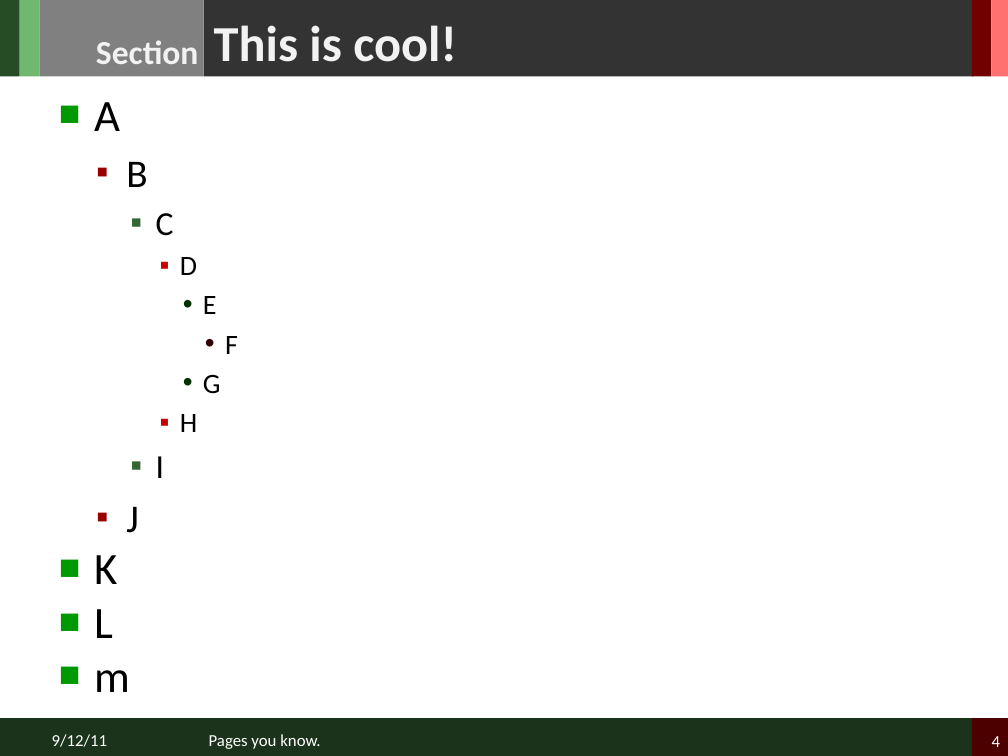
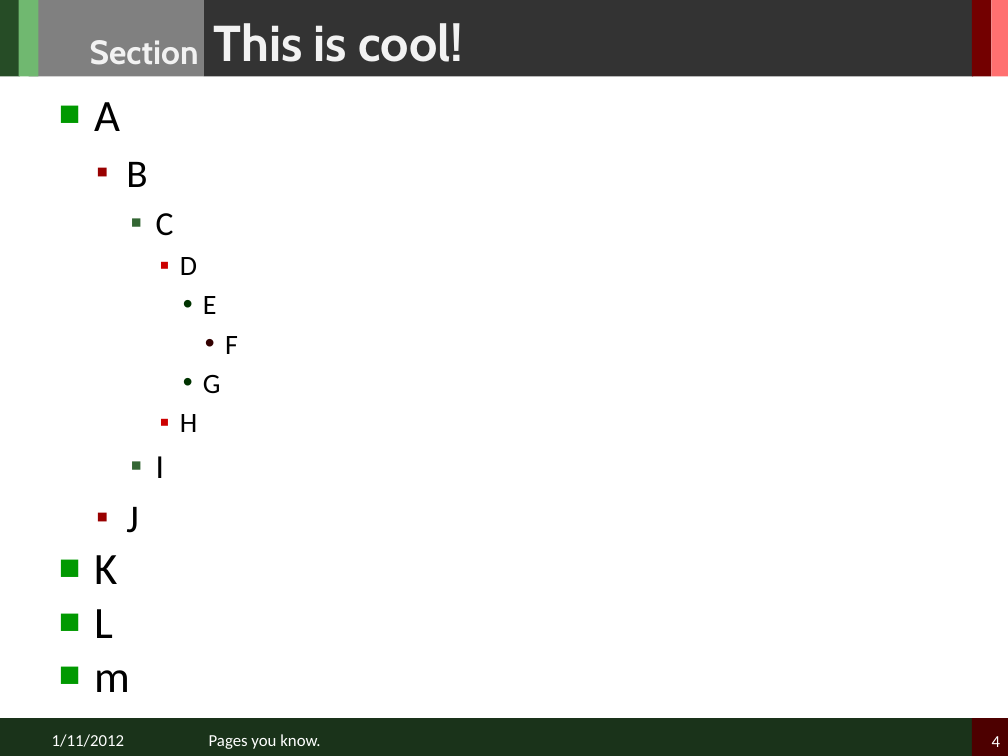
Before and after one commit to lucienzhu/lucienzhu.github.com, a slide deck: slide 4 of files/xlzhuathku_ppt_template.pptx. Drawn at 1008x756 pixels with LibreOffice and Linux fonts; fonts in the diff are those of the drawing. Boxes give left, top, right and bottom in pixels: in the first picture for what was removed or moved away, otherwise in the second. Text is boxed around its words. In the diff, an @@ line names an element or a change of style, - is before the commit and + after.

Commit message:
redesign the template master board on fonts.

```diff
--- a/files/xlzhuathku_ppt_template.pptx
+++ b/files/xlzhuathku_ppt_template.pptx
@@ rectangle: place and size @@
-rectangle at (39, 0, 204, 77)
+rectangle at (28, 0, 204, 77)
@@ text "Section" at (90, 40, 199, 65): font Calibri to Cabin @@
@@ title "This is cool!" at (214, 23, 464, 62): font Calibri to Cabin @@
@@ text at (52, 734, 124, 747): text changed @@
-9/12/11
+1/11/2012
```
Also in this commit, not shown: 3 other slides changed.
